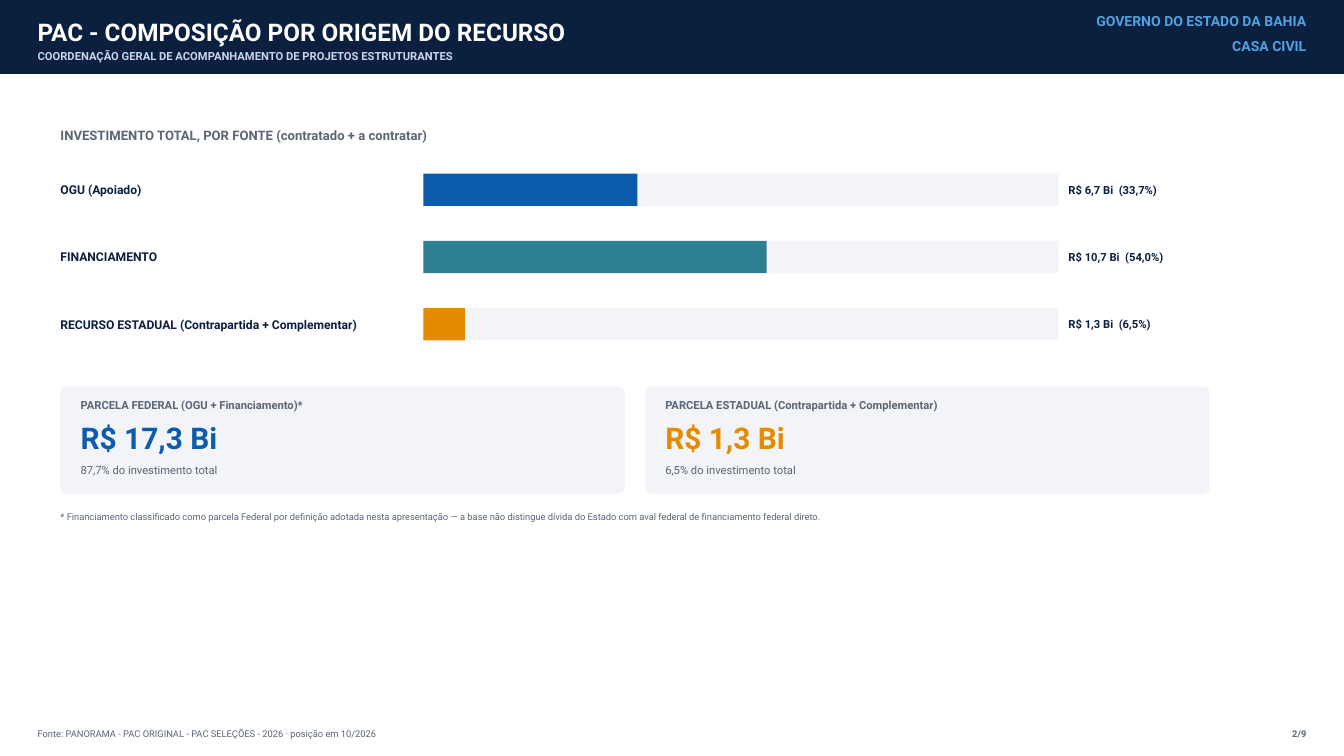
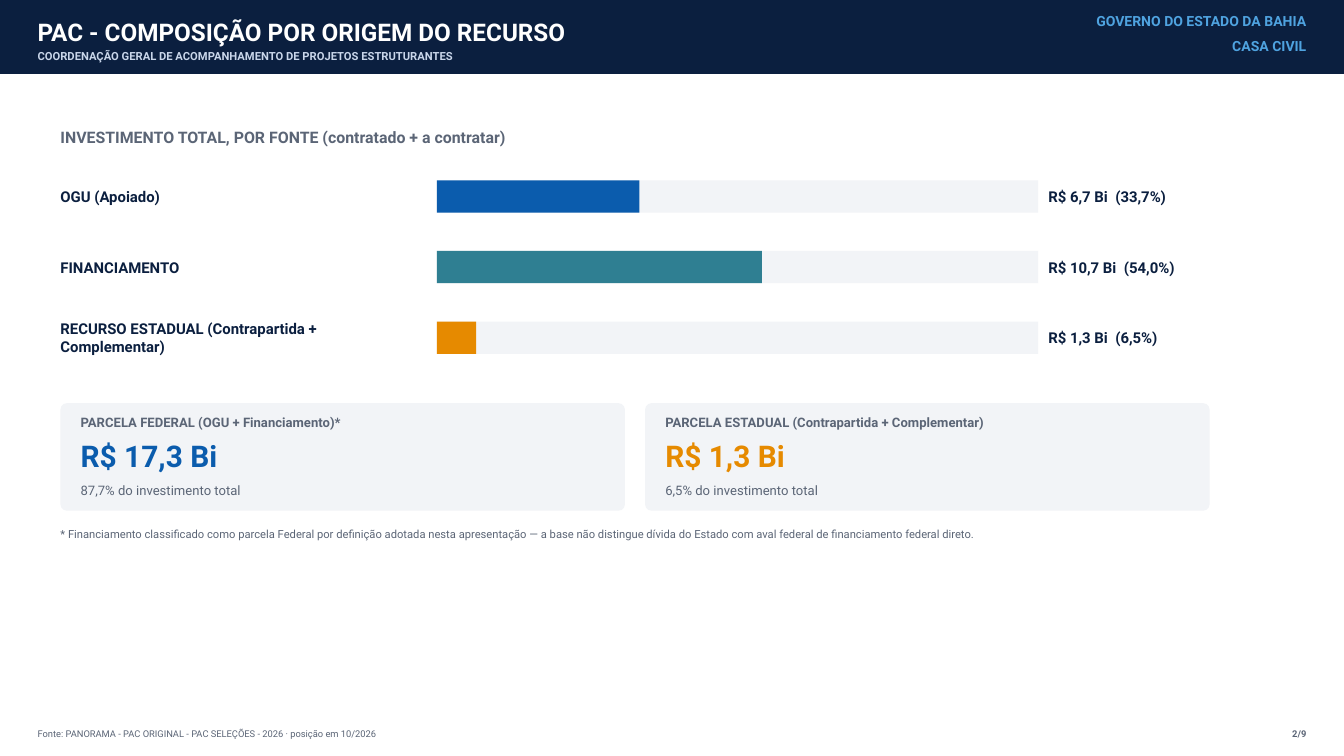
Before and after one commit to drochafig-sketch/cgape-balanco-pac, a slide deck: slide 2 of ANALISE_FINANCEIRA_PAC.pptx. Drawn at 1344x756 pixels with LibreOffice and Linux fonts; fonts in the diff are those of the drawing. Boxes give left, top, right and bottom in pixels: in the first picture for what was removed or moved away, otherwise in the second. Text is boxed around its words. In the diff, an @@ line names an element or a change of style, - is before the commit and + after.

```diff
--- a/ANALISE_FINANCEIRA_PAC.pptx
+++ b/ANALISE_FINANCEIRA_PAC.pptx
@@ text "INVESTIMENTO TOTAL, POR FONTE (contratado ..." at <box>60,130,506,146</box>: size 14 to 17 pt @@
@@ text "R$ 6,7 Bi (33,7%)": place and size @@
-text "R$ 6,7 Bi (33,7%)" at <box>1068,185,1157,197</box>
+text "R$ 6,7 Bi (33,7%)" at <box>1048,189,1166,205</box>
@@ rectangle: place and size @@
-rectangle at <box>423,173,1058,206</box>
+rectangle at <box>437,180,1038,212</box>
@@ rectangle: place and size @@
-rectangle at <box>423,173,637,206</box>
+rectangle at <box>437,180,640,212</box>
@@ text "FINANCIAMENTO": place and size @@
-text "FINANCIAMENTO" at <box>60,252,157,261</box>
+text "FINANCIAMENTO" at <box>60,262,179,273</box>
@@ rectangle: place and size @@
-rectangle at <box>423,241,1058,273</box>
+rectangle at <box>437,251,1038,283</box>
@@ rectangle: place and size @@
-rectangle at <box>423,241,767,273</box>
+rectangle at <box>437,251,762,283</box>
@@ text "R$ 10,7 Bi (54,0%)": place and size @@
-text "R$ 10,7 Bi (54,0%)" at <box>1068,252,1163,264</box>
+text "R$ 10,7 Bi (54,0%)" at <box>1048,260,1175,276</box>
@@ size 13 to 16 pt in 3 elements at <box>60,190,160,205</box>, <box>60,262,179,273</box>, <box>60,322,304,355</box> @@
@@ rectangle: place and size @@
-rectangle at <box>423,308,1058,340</box>
+rectangle at <box>437,321,1038,353</box>
@@ rectangle: place and size @@
-rectangle at <box>423,308,465,340</box>
+rectangle at <box>437,321,476,353</box>
@@ size 12 to 16 pt in 3 elements at <box>1048,189,1166,205</box>, <box>1048,260,1175,276</box>, <box>1048,330,1157,346</box> @@
@@ text "R$ 1,3 Bi (6,5%)": place and size @@
-text "R$ 1,3 Bi (6,5%)" at <box>1068,319,1151,331</box>
+text "R$ 1,3 Bi (6,5%)" at <box>1048,330,1157,346</box>
@@ 3 texts, 2 rounded rectangles: place and size @@
-3 texts, 2 rounded rectangles at <box>60,386,1210,522</box>
+3 texts, 2 rounded rectangles at <box>60,403,1210,541</box>
@@ text "R$ 17,3 Bi": place and size @@
-text "R$ 17,3 Bi" at <box>81,424,217,454</box>
+text "R$ 17,3 Bi" at <box>81,442,217,472</box>
@@ text "R$ 1,3 Bi": place and size @@
-text "R$ 1,3 Bi" at <box>665,424,785,454</box>
+text "R$ 1,3 Bi" at <box>665,442,785,472</box>
@@ text "87,7% do investimento total": place and size @@
-text "87,7% do investimento total" at <box>81,465,217,476</box>
+text "87,7% do investimento total" at <box>81,485,240,497</box>
@@ size 12 to 14 pt in 4 elements at <box>81,417,341,430</box>, <box>665,417,984,430</box>, <box>81,485,240,497</box>, <box>665,485,818,497</box> @@
@@ text "6,5% do investimento total": place and size @@
-text "6,5% do investimento total" at <box>665,465,795,475</box>
+text "6,5% do investimento total" at <box>665,485,818,497</box>
@@ text "* Financiamento classificado como parcela ..." at <box>68,529,974,541</box>: size 10 to 12 pt @@
```
Also in this commit, not shown: 8 other slides changed, 4 other files.
